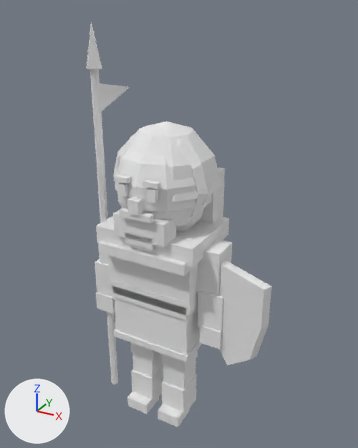
One commit to the Blender file art_source/blender/units/blend/franks/spearman_a1.blend: the scene before it, then after it.
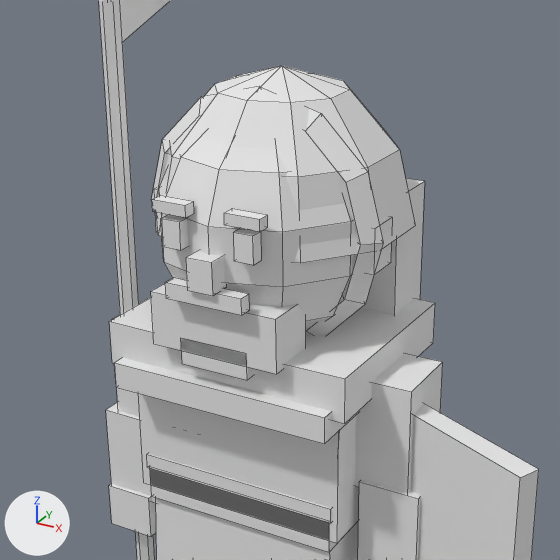
Old and new are each drawn whole from a 50 mm lens placed at (1.27, -2.11, 2.31), pointed at (0.08, 0.05, 1.23) and again close up on the part from 14% to 78% of the width and 21% to 72% of the height. The axes (+X, +Y, +Z) are drawn at lower left. The lights are the same throughout. The older version's two pictures come first. The close-ups show mesh edges as thin lines.

Names of what the first close-up shows: 'Body'.
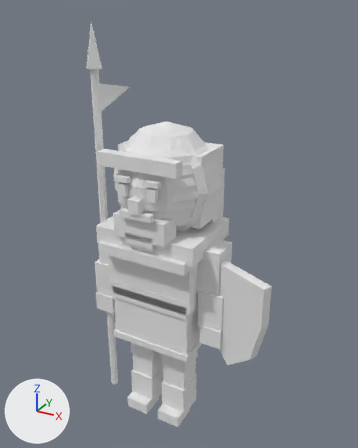
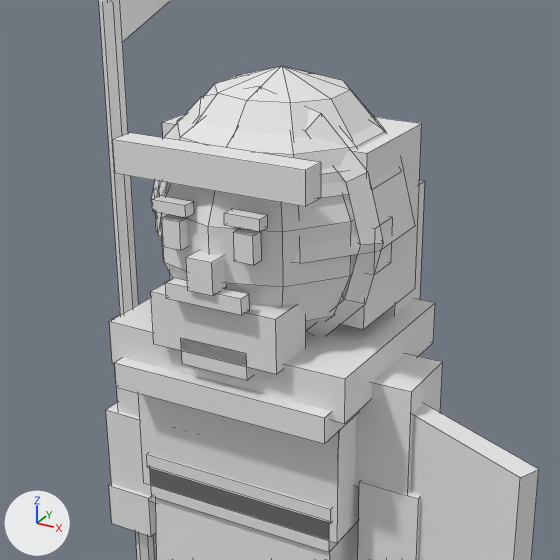
The newer file is also rescaled (x1.01) as a whole; pictures and numbers use the older file's frame.

Location of each change, [x1, y1, x2, y2] in pixels of the close-ups (560 x 560 px):
part 1 of me_body, added
    after: [162, 113, 421, 329]
part 2 of me_body, added
    after: [174, 114, 386, 198]
part 3 of me_body, added
    after: [112, 133, 321, 207]

Patch to the scene script:
```diff
--- a/art_source/blender/units/blend/franks/spearman_a1.blend.py
+++ b/art_source/blender/units/blend/franks/spearman_a1.blend.py
@@ me_body @@
 # used by ob_body; location = (0.0, 0.0, 0.0)
-me_body.from_pydata(...)  # 458 vertices, 386 faces; spans x -0.41..0.68, y -0.27..0.34, z 0.0..2.25
+me_body.from_pydata(...)  # 505 vertices, 429 faces; spans x -0.41..0.68, y -0.27..0.34, z 0.0..2.25
+# me_body part 1: a new loose piece, a box spanning x -0.25..0.25, y -0.03..0.23, z 1.27..1.65, in mat_pe_unitpalette (its picture is missing)
+# me_body part 2: the loose piece of 31 vertices spanning x -0.28..0.28, y -0.22..0.34, z 1.45..1.78 is copied, and the copy is scaled about its middle by (0.897, 0.893, 0.515), then moved by (0.0, -0.01, 0.04); it spans x -0.25..0.25, y -0.2..0.3, z 1.57..1.74
+# me_body part 3: a new loose piece, a box spanning x -0.22..0.22, y -0.235..-0.175, z 1.595..1.665, in mat_pe_unitpalette (its picture is missing)
 me_body.materials.append(mat_pe_unitpalette)
```
